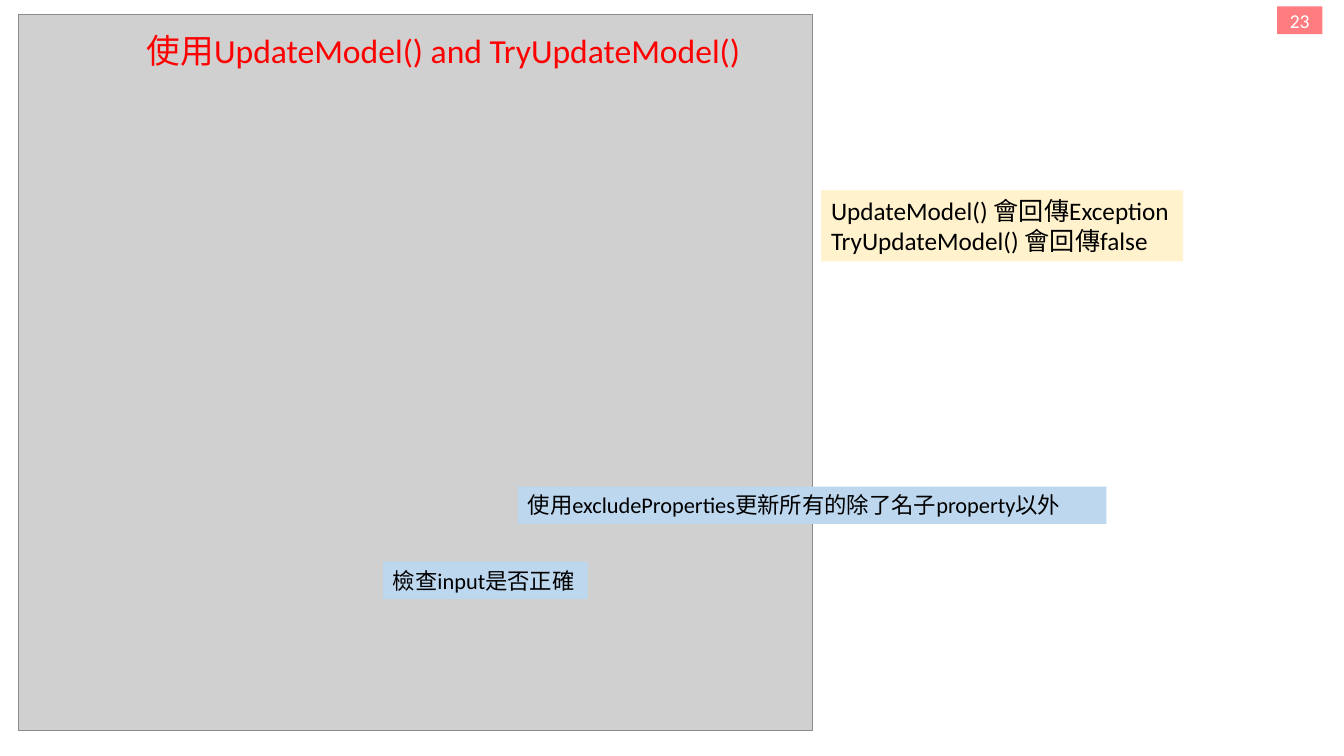
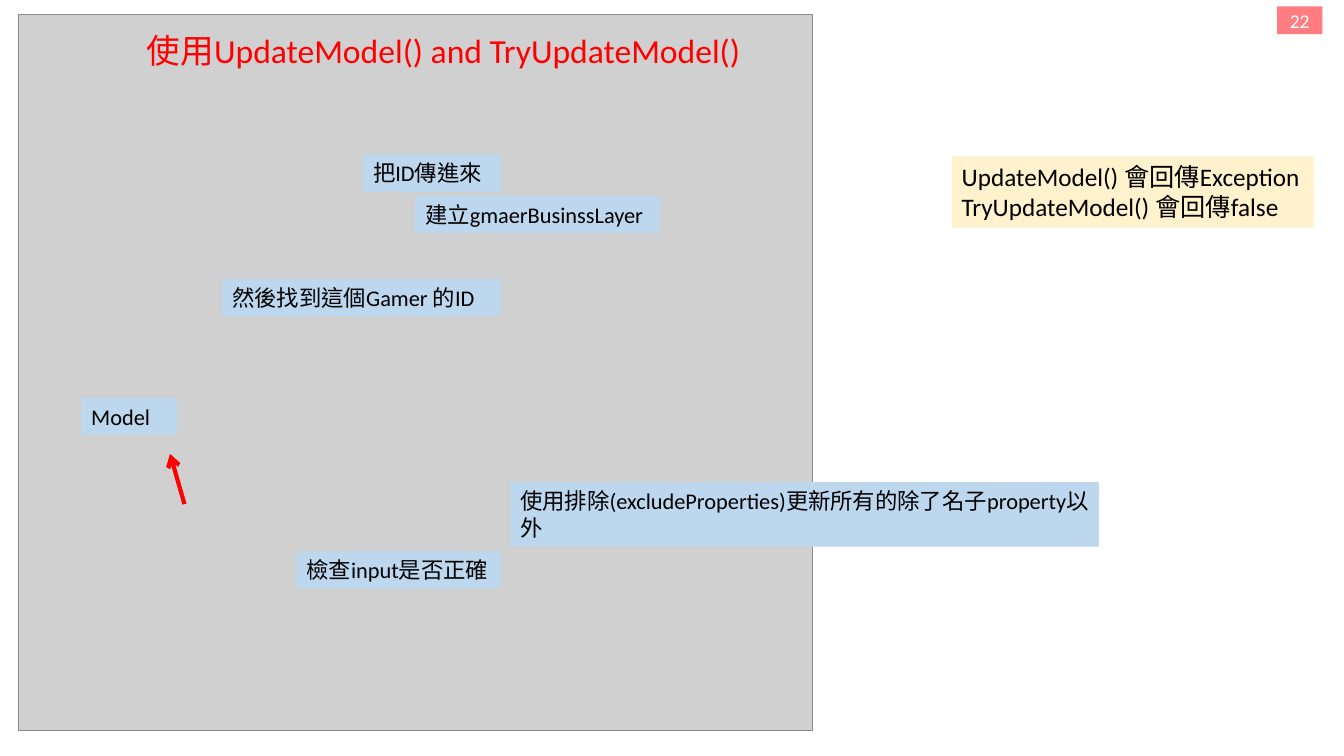
Before and after one commit to f85084/MVC, a slide deck: slide 21 of 筆記.pptx (slide 22 before the commit). Drawn at 1344x756 pixels with LibreOffice and Linux fonts; fonts in the diff are those of the drawing; grey boxes stand for pictures. Boxes give left, top, right and bottom in pixels: in the first picture for what was removed or moved away, otherwise in the second. Text is boxed around its words. In the diff, an @@ line names an element or a change of style, - is before the commit and + after.

```diff
--- a/筆記.pptx
+++ b/筆記.pptx
@@ text in rectangle at [1290,15,1310,28]: text changed @@
-23
+22
@@ rectangle added at [363,154,501,192], fill #BDD7EE, 16 pt, text #000000 @@
+把ID傳進來
@@ rectangle "UpdateModel() 會回傳Exception": place and size @@
-rectangle "UpdateModel() 會回傳Exception" at [822,191,1184,262]
+rectangle "UpdateModel() 會回傳Exception" at [952,156,1314,228]
@@ rectangle added at [415,196,660,233], fill #BDD7EE, 16 pt, text #000000 @@
+建立gmaerBusinssLayer
@@ rectangle added at [222,279,501,317], fill #BDD7EE, 16 pt, text #000000 @@
+然後找到這個Gamer 的ID
@@ rectangle added at [82,398,177,436], fill #BDD7EE, 16 pt, text #000000 @@
+Model
@@ arrow added from (185, 504) to (170, 454), #FF0000 3 pt @@
@@ rectangle "使用排除(excludeProperties)更新所有的除了名子property以外": place and size @@
-rectangle "使用排除(excludeProperties)更新所有的除了名子property以外" at [518,487,1107,524]
+rectangle "使用排除(excludeProperties)更新所有的除了名子property以外" at [510,482,1099,546]
@@ text in rectangle at [520,490,1088,513]: text changed @@
-使用excludeProperties更新所有的除了名子property以外
+使用排除(excludeProperties)更新所有的除了名子property以外
@@ rectangle "檢查input是否正確": place and size @@
-rectangle "檢查input是否正確" at [383,562,588,599]
+rectangle "檢查input是否正確" at [296,552,501,589]
```
Also in this commit, not shown: 22 other slides changed, 1 slide added, 3 slides removed, 22 other files.
